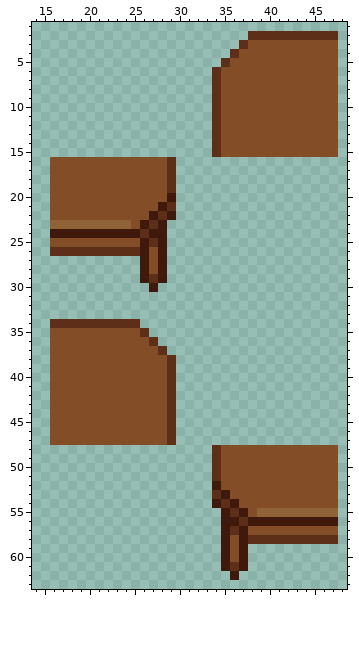
Pixel-art sprite -- Resources/Textures/Structures/Furniture/Tables/wood.rsi/state_0.png. This is how it looked before the edit.
The file is 64x64 pixels. Shown: x 14..48, y 1..63.
Once edited:
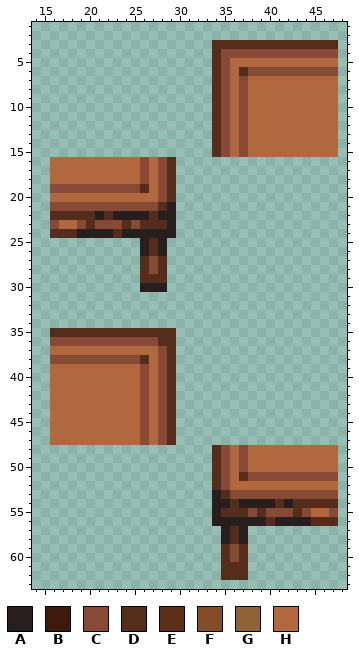
Palette (. is transparent): A #271e1d  B #40190d  C #864a37  D #542d1d  E #5e2f18  F #824d27  G #8f6238  H #b1683e
The exact change:
Changed rows in their new state; - is an unchanged pixel.
first column x 16:
 2 ----------------------..........
 3 ------------------DDDDDDDDDDDDDD
 4 ------------------DCCCCCCCCCCCCC
 5 ------------------DCHHHHHHHHHHHH
 6 ------------------DCHDCCCCCCCCCC
 7 ------------------DCHCHHHHHHHHHH
 8 ------------------DCHCHHHHHHHHHH
 9 ------------------DCHCHHHHHHHHHH
10 ------------------DCHCHHHHHHHHHH
11 ------------------DCHCHHHHHHHHHH
12 ------------------DCHCHHHHHHHHHH
13 ------------------DCHCHHHHHHHHHH
14 ------------------DCHCHHHHHHHHHH
15 ------------------DCHCHHHHHHHHHH
16 HHHHHHHHHHCHCD------------------
17 HHHHHHHHHHCHCD------------------
18 HHHHHHHHHHCHCD------------------
19 CCCCCCCCCCDHCD------------------
20 HHHHHHHHHHHHCD------------------
21 CCCCCCCCCCCCDA------------------
22 DDDDDADAAAADAA------------------
23 CHHCDCCCDCDDDA------------------
24 DDDAAAADAAAAAA------------------
25 ..........ADA-------------------
26 ..........ADA-------------------
27 ----------DCD-------------------
28 ----------DCD-------------------
29 ----------DDD-------------------
30 ----------AAA-------------------
first column x 16:
34 ..........----------------------
35 DDDDDDDDDDDDDD------------------
36 CCCCCCCCCCCCDD------------------
37 HHHHHHHHHHHHCD------------------
38 CCCCCCCCCCDHCD------------------
39 HHHHHHHHHHCHCD------------------
40 HHHHHHHHHHCHCD------------------
41 HHHHHHHHHHCHCD------------------
42 HHHHHHHHHHCHCD------------------
43 HHHHHHHHHHCHCD------------------
44 HHHHHHHHHHCHCD------------------
45 HHHHHHHHHHCHCD------------------
46 HHHHHHHHHHCHCD------------------
47 HHHHHHHHHHCHCD------------------
48 ------------------DCHCHHHHHHHHHH
49 ------------------DCHCHHHHHHHHHH
50 ------------------DCHCHHHHHHHHHH
51 ------------------DCHDCCCCCCCCCC
52 ------------------DCHHHHHHHHHHHH
53 ------------------ADCCCCCCCCCCCC
54 ------------------AADAAAADADDDDD
55 ------------------ADDDCDCCCDCHHC
56 ------------------AAAAAADAAAADDD
57 -------------------ADA..........
58 -------------------ADA..........
59 -------------------DCD----------
60 -------------------DCD----------
61 -------------------DDD----------
62 -------------------DDD----------
Changed places in both pictures, as pixel boxes (x1, y1, x2, y2):
changed: (50, 31, 338, 292)
changed: (50, 319, 338, 580)
